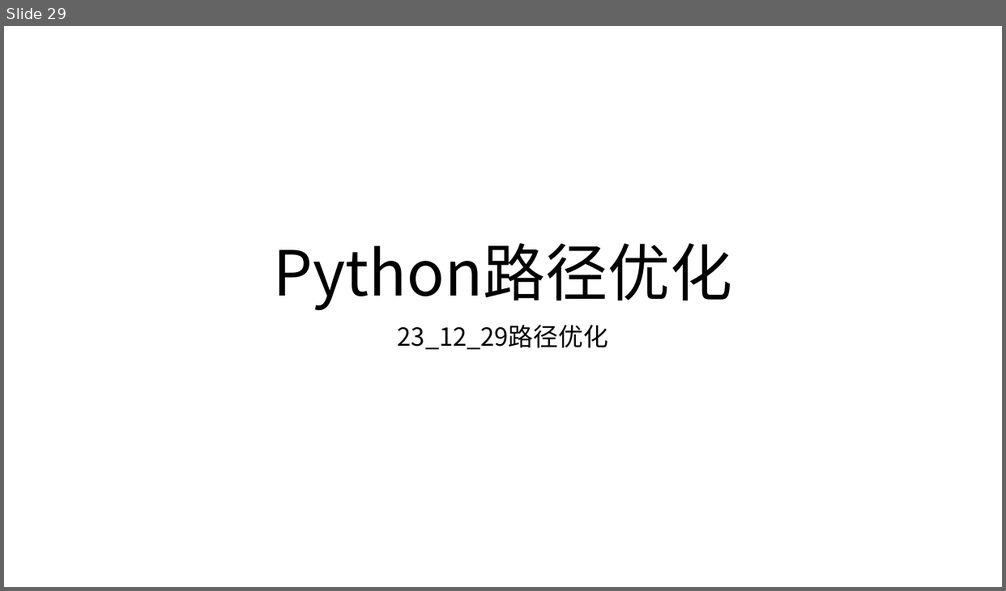
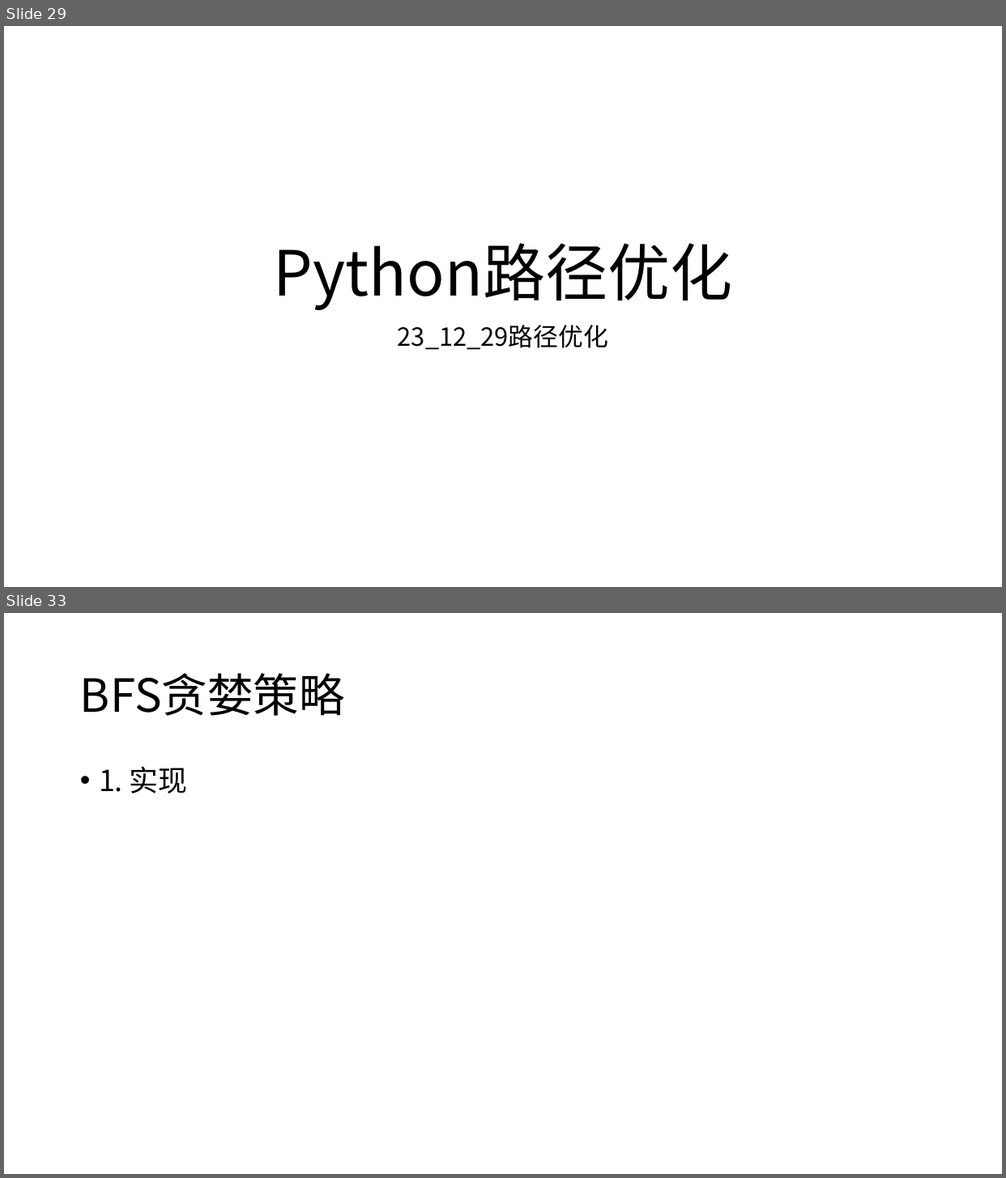
Before and after one commit to HuangDDU/hzy_algorithm, a slide deck: huawei/日志记录.pptx. Shown one above the other, each under a label of ours: slide 29 before the commit, slides 29 and 33 after it; the slides between them are not shown. The pictures are 1006x591 and 1006x1178 pixels, drawn with LibreOffice and Linux fonts; fonts in the diff are those of the drawing. Boxes give left, top, right and bottom in pixels: in the first picture for what was removed or moved away, otherwise in the second. Text is boxed around its words. In the diff, an @@ line names an element or a change of style, - is before the commit and + after.

```diff
--- a/huawei/日志记录.pptx
+++ b/huawei/日志记录.pptx
@@ slide 33 added at (4, 613, 1002, 1174), background #FFFFFF @@
@@ title added at (80, 673, 345, 716), 44 pt, text #000000 @@
+BFS贪婪策略
@@ text added at (99, 766, 188, 794), 28 pt, text #000000 @@
+• 1. 实现
```
Also in this commit, not shown: 2 slides changed, 2 other slides added, 3 other files.
